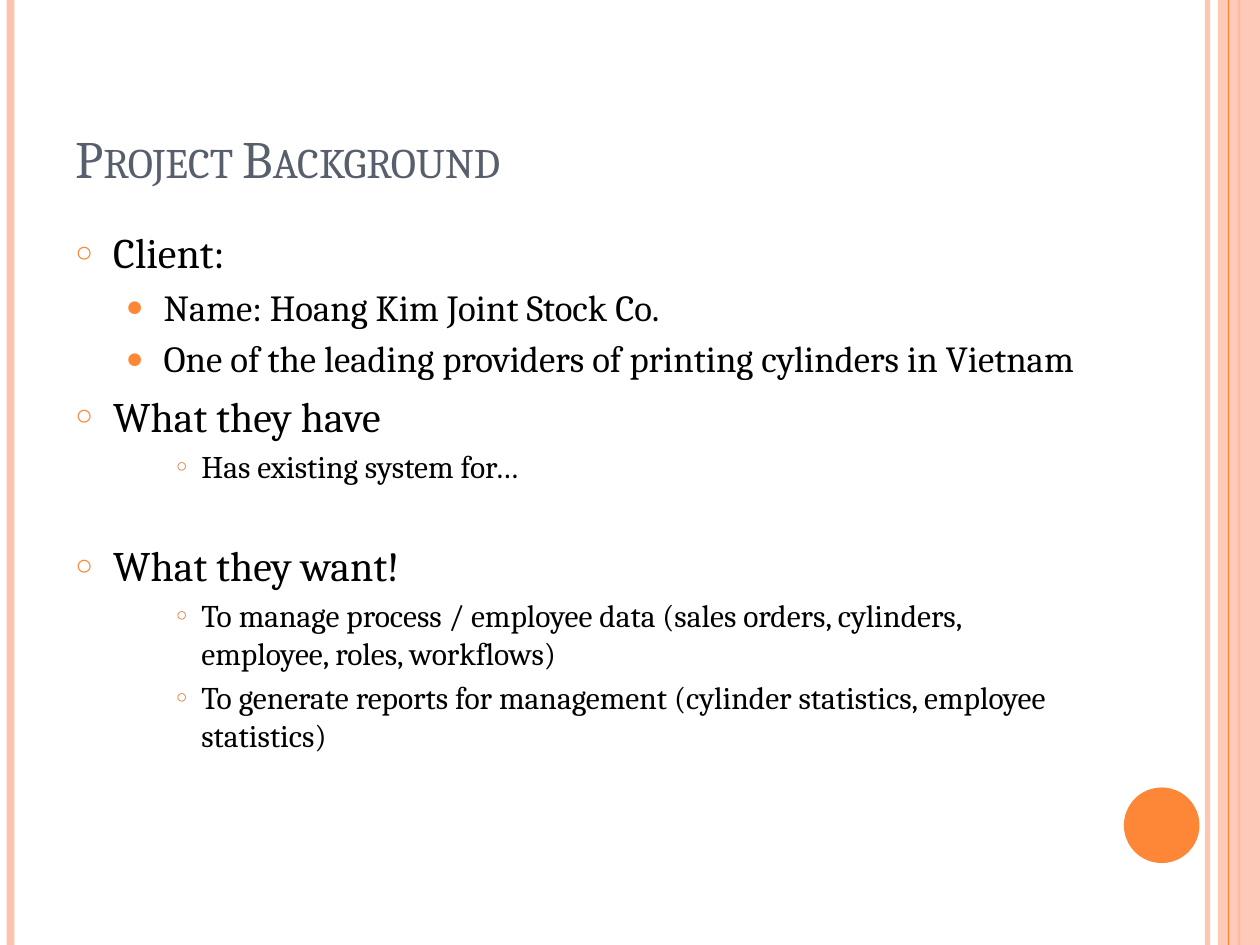
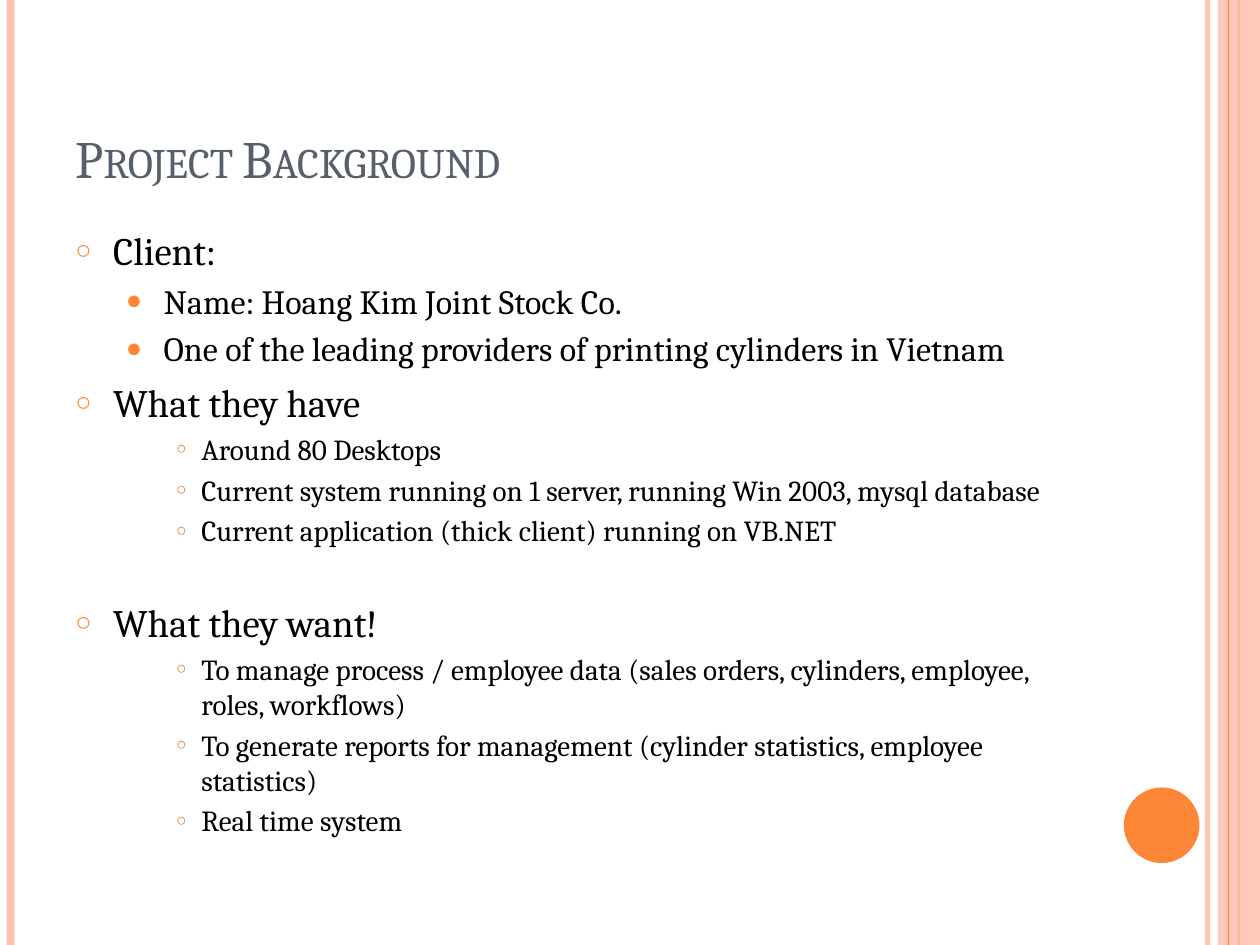
Before and after one commit to rankorth/cylinders-orders-management-system, a slide deck: slide 3 of Documentation/Management/Communications/Internal Correspondence/MTech Presentation [09 Apr 2011] (Alvin).pptx. Drawn at 1260x945 pixels with LibreOffice and Linux fonts; fonts in the diff are those of the drawing. Boxes give left, top, right and bottom in pixels: in the first picture for what was removed or moved away, otherwise in the second. Text is boxed around its words. In the diff, an @@ line names an element or a change of style, - is before the commit and + after.

```diff
--- a/Documentation/Management/Communications/Internal Correspondence/MTech Presentation [09 Apr 2011] (Alvin).pptx
+++ b/Documentation/Management/Communications/Internal Correspondence/MTech Presentation [09 Apr 2011] (Alvin).pptx
@@ text at (x1=113, y1=238, x2=1029, y2=795): size 24 to 22.2 pt in "Client:", "What they have", "What they want!"; size 21 to 19.4 pt in "Name: Hoang Kim Joint Stock Co.", "One of the leading providers of printing ..."; size 18 to 16.6 pt in "To manage process / employee data (sales ...", "To generate reports for management (cylinder statistics, ..." @@
@@ text at (x1=201, y1=440, x2=1040, y2=548): text changed; size 18 to 16.6 pt @@
-    ○ Has existing system for…
+    ○ Around 80 Desktops
+    ○ Current system running on 1 server, running Win 2003, mysql database
+    ○ Current application (thick client) running on VB.NET
@@ text at (x1=201, y1=811, x2=402, y2=838): paragraph added @@
+    ○ Real time system
```
Also in this commit, not shown: 2 other slides changed.
